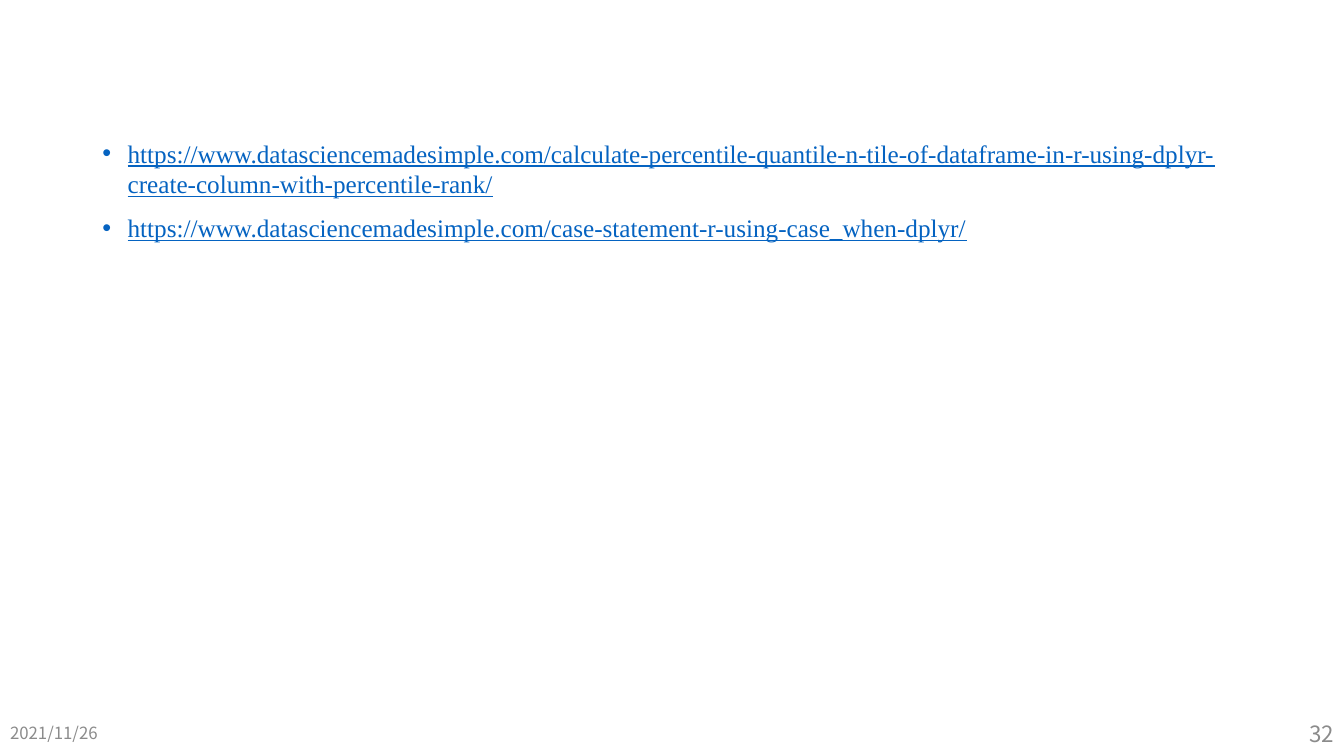
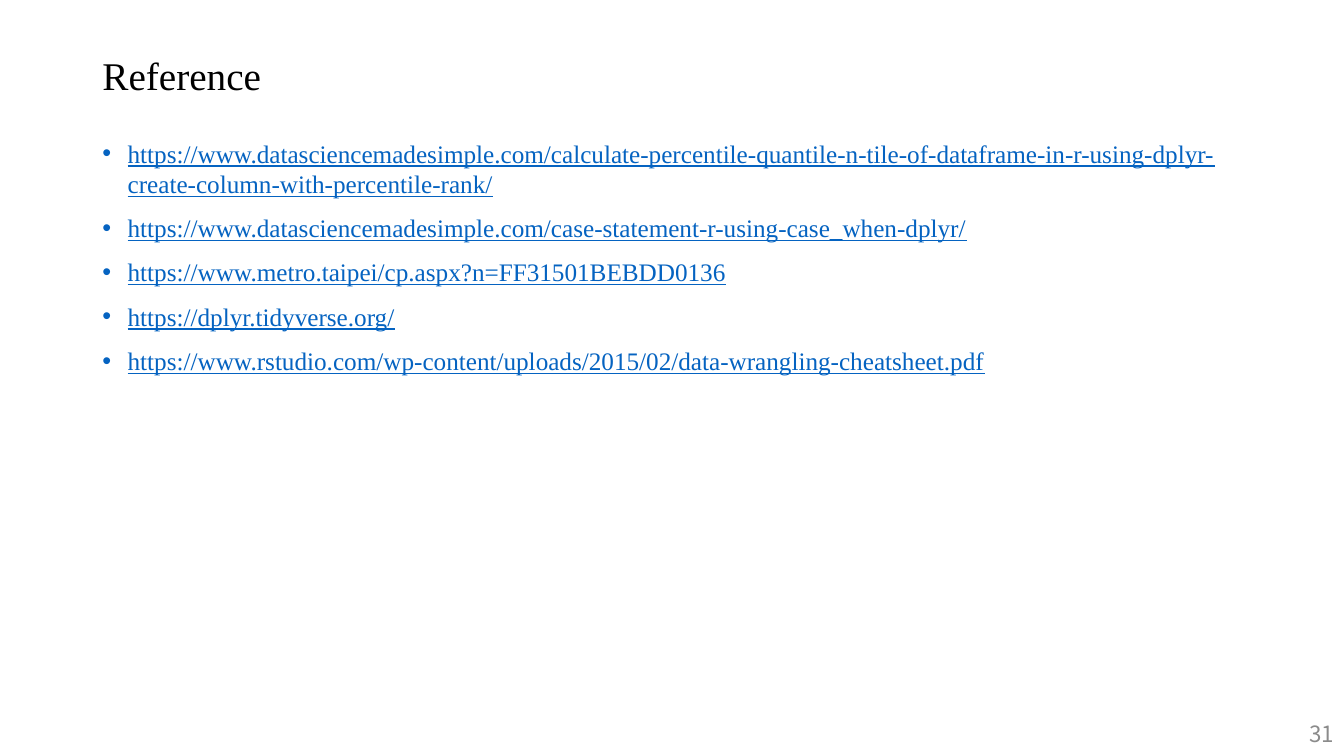
Before and after one commit to JeffWu86/110-1_Quantitative_Methods_For_Decision_Making, a slide deck: slide 31 of Video1/Video1.pptx (slide 32 before the commit). Drawn at 1344x756 pixels with LibreOffice and Linux fonts; fonts in the diff are those of the drawing. Boxes give left, top, right and bottom in pixels: in the first picture for what was removed or moved away, otherwise in the second. Text is boxed around its words. In the diff, an @@ line names an element or a change of style, - is before the commit and + after.

```diff
--- a/Video1/Video1.pptx
+++ b/Video1/Video1.pptx
@@ title added at bbox=[102, 62, 261, 91], 28 pt, text #000000 @@
+Reference
@@ text at bbox=[128, 263, 984, 376]: paragraphs added @@
+• https://www.metro.taipei/cp.aspx?n=FF31501BEBDD0136
+• https://dplyr.tidyverse.org/
+• https://www.rstudio.com/wp-content/uploads/2015/02/data-wrangling-cheatsheet.pdf
@@ text removed at bbox=[10, 726, 98, 742] @@
-2021/11/26
@@ page number at bbox=[1309, 725, 1334, 742]: text changed @@
-32
+31
```
Also in this commit, not shown: 4 other slides changed, 26 slides added, 27 slides removed, 2 other files.
